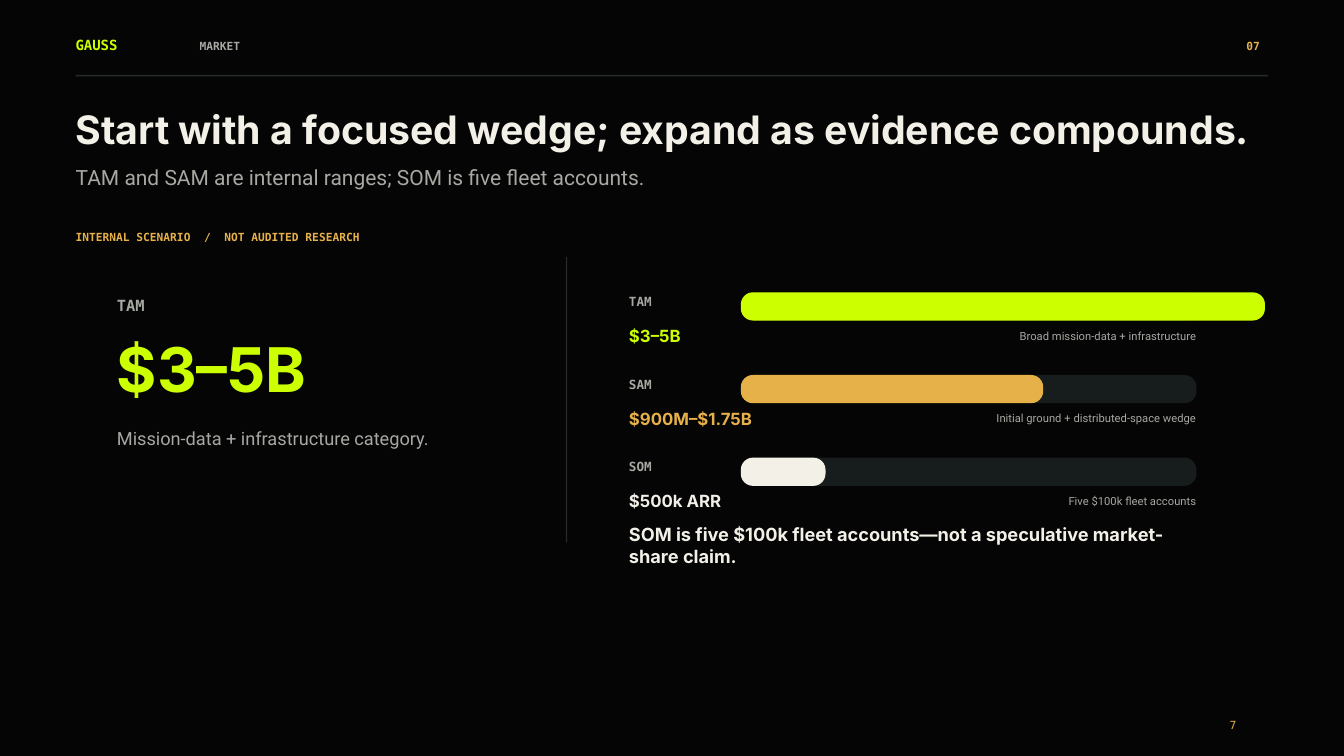
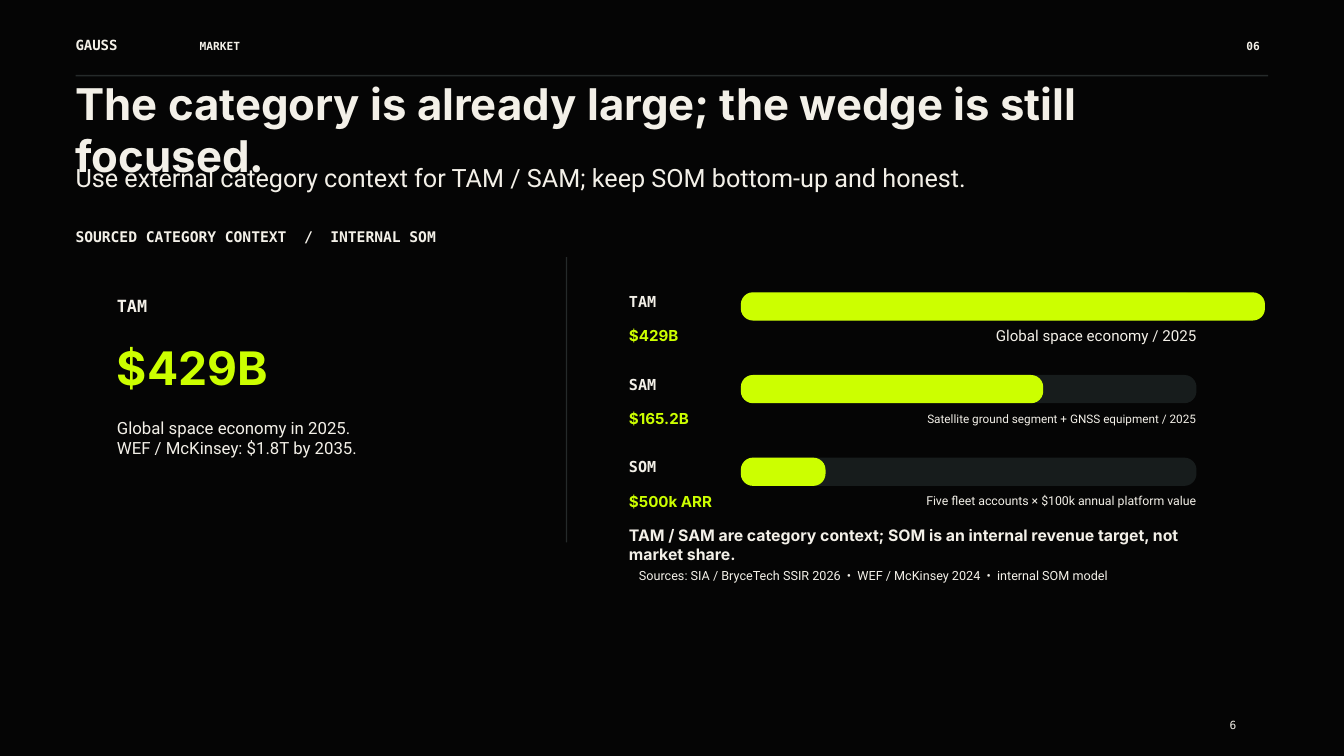
Before and after one commit to Pallas117/Gauss-Aurora.0-, a slide deck: slide 6 of reports/presentation/Gauss_Aurora_Investor_Deck_pptxgenjs.pptx (slide 7 before the commit). Drawn at 1344x756 pixels with LibreOffice and Linux fonts; fonts in the diff are those of the drawing; background and template pictures are left out. Boxes give left, top, right and bottom in pixels: in the first picture for what was removed or moved away, otherwise in the second. Text is boxed around its words. In the diff, an @@ line names an element or a change of style, - is before the commit and + after.

Commit message:
Refine investor market story

```diff
--- a/reports/presentation/Gauss_Aurora_Investor_Deck_pptxgenjs.pptx
+++ b/reports/presentation/Gauss_Aurora_Investor_Deck_pptxgenjs.pptx
@@ text "GAUSS" at (76, 39, 118, 50): text colour #CCFF00 to #F3F0E8 @@
@@ text "MARKET" at (200, 42, 241, 50): text colour #A6A9A2 to #F3F0E8 @@
@@ text at (1246, 41, 1259, 53): text changed; text colour #E7B14A to #F3F0E8 @@
-07
+06
@@ text at (76, 86, 1076, 182): text changed; size 28 to 31.2 pt @@
-Start with a focused wedge; expand as evidence compounds.
+The category is already large; the wedge is still focused.
@@ text at (76, 164, 965, 193): text changed; size 15 to 18 pt; text colour #A6A9A2 to #F3F0E8 @@
-TAM and SAM are internal ranges; SOM is five fleet accounts.
+Use external category context for TAM / SAM; keep SOM bottom-up and honest.
@@ text at (76, 231, 435, 243): text changed; size 8 to 10.5 pt; text colour #E7B14A to #F3F0E8 @@
-INTERNAL SCENARIO / NOT AUDITED RESEARCH
+SOURCED CATEGORY CONTEXT / INTERNAL SOM
@@ text "TAM" at (117, 299, 147, 312): size 11 to 12 pt, text colour #A6A9A2 to #F3F0E8 @@
@@ text at (629, 328, 678, 343): text changed; size 12 to 10.8 pt @@
-$3–5B
+$429B
@@ text at (996, 329, 1196, 345): text changed; size 8 to 10.8 pt; text colour #A6A9A2 to #F3F0E8 @@
-Broad mission-data + infrastructure
+Global space economy / 2025
@@ text at (117, 347, 268, 390): text changed; size 44 to 33 pt @@
-$3–5B
+$429B
@@ rounded rectangle at (741, 375, 1044, 403): fill #E7B14A to #CCFF00 @@
@@ text at (629, 411, 689, 426): text changed; size 12 to 10.8 pt; text colour #E7B14A to #CCFF00 @@
-$900M–$1.75B
+$165.2B
@@ text at (927, 414, 1196, 426): text changed; size 8 to 8.4 pt; text colour #A6A9A2 to #F3F0E8 @@
-Initial ground + distributed-space wedge
+Satellite ground segment + GNSS equipment / 2025
@@ text at (117, 421, 357, 458): text changed; size 13 to 12 pt; text colour #A6A9A2 to #F3F0E8 @@
-Mission-data + infrastructure category.
+Global space economy in 2025.
+WEF / McKinsey: $1.8T by 2035.
@@ size 9 to 10.8 pt, text colour #A6A9A2 to #F3F0E8 in 3 elements at (629, 296, 656, 307), (629, 378, 656, 390), (629, 461, 656, 472) @@
@@ rounded rectangle at (741, 458, 826, 486): fill #F3F0E8 to #CCFF00 @@
@@ text "$500k ARR" at (629, 494, 712, 509): size 12 to 10.8 pt, text colour #F3F0E8 to #CCFF00 @@
@@ text at (926, 495, 1196, 508): text changed; size 8 to 8.8 pt; text colour #A6A9A2 to #F3F0E8 @@
-Five $100k fleet accounts
+Five fleet accounts × $100k annual platform value
@@ text at (629, 529, 1178, 560): text changed; size 13 to 11.2 pt @@
-SOM is five $100k fleet accounts—not a speculative market-share claim.
+TAM / SAM are category context; SOM is an internal revenue target, not market share.
@@ text added at (639, 570, 1108, 583), 9 pt, text #F3F0E8 @@
+Sources: SIA / BryceTech SSIR 2026 • WEF / McKinsey 2024 • internal SOM model
@@ page number at (1230, 720, 1237, 729): text changed; text colour #E7B14A to #F3F0E8 @@
-7
+6
```
Also in this commit, not shown: 8 other slides changed, 2 slides added, 5 slides removed.
